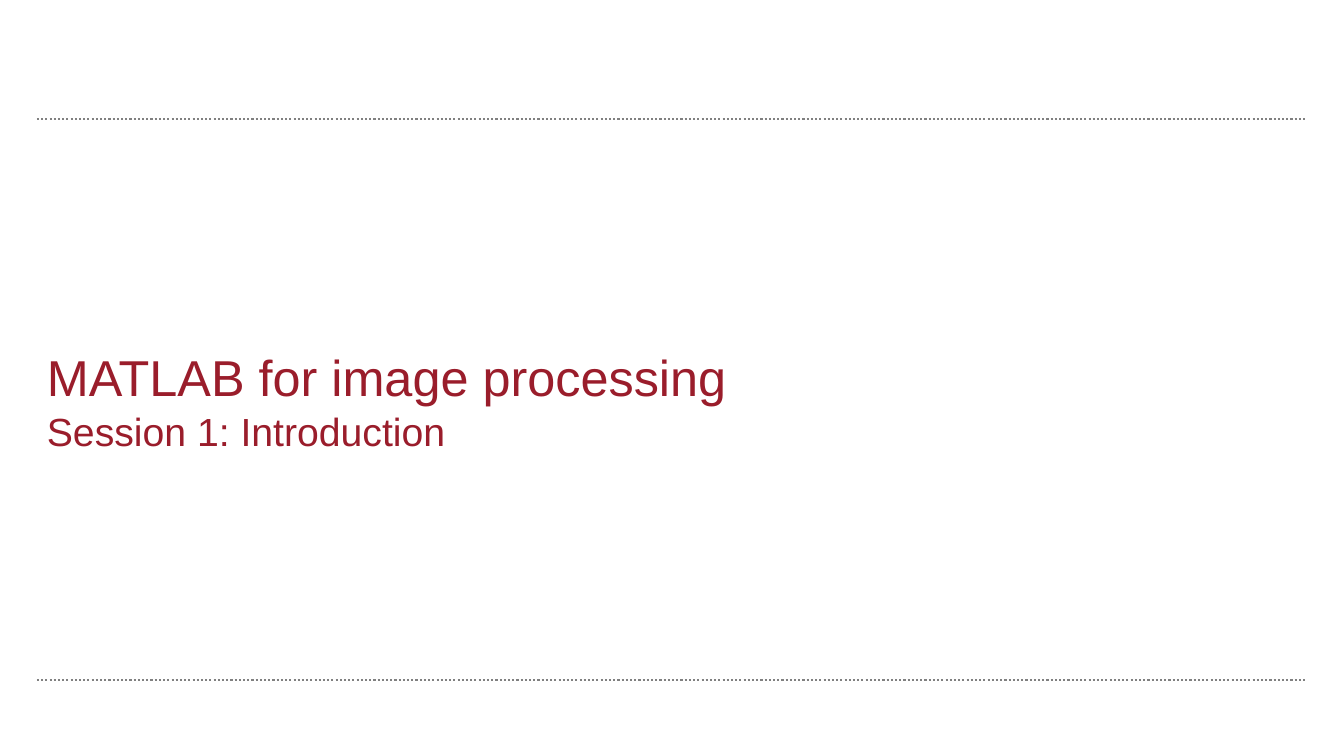
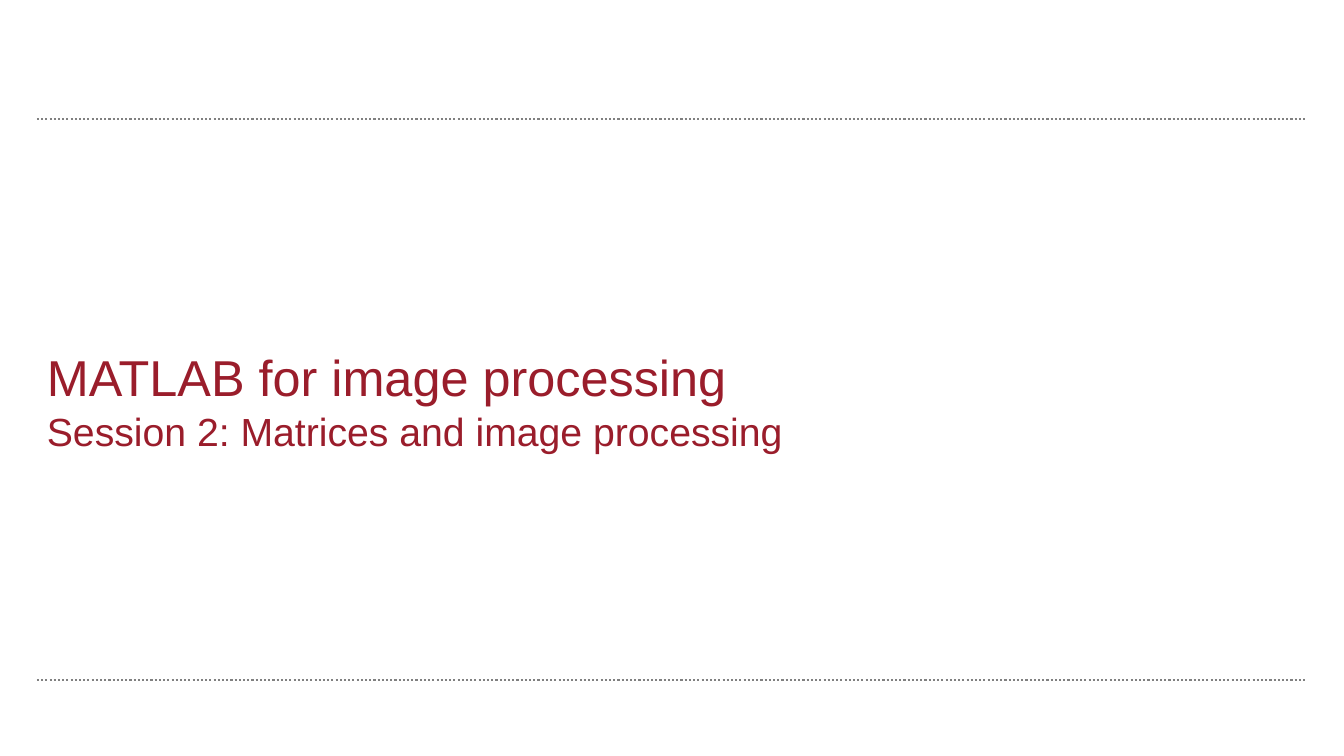
Before and after one commit to wbif-bristol/MATLAB-course, a slide deck: slide 1 of Session 2 - Matrices and image processing/MATLAB Session 2.pptx. Drawn at 1344x756 pixels with LibreOffice and Linux fonts; fonts in the diff are those of the drawing; background and template pictures are left out. Boxes give left, top, right and bottom in pixels: in the first picture for what was removed or moved away, otherwise in the second. Text is boxed around its words. In the diff, an @@ line names an element or a change of style, - is before the commit and + after.

Commit message:
Further updates to Session 2

```diff
--- a/Session 2 - Matrices and image processing/MATLAB Session 2.pptx
+++ b/Session 2 - Matrices and image processing/MATLAB Session 2.pptx
@@ title at bbox=[47, 359, 782, 454]: text changed; size 36 to 28 pt @@
-MATLAB for image processing
-Session 1: Introduction
+MATLAB for image processing
+Session 2: Matrices and image processing
```
Also in this commit, not shown: 13 other slides changed, 5 slides added, 3 other files.
